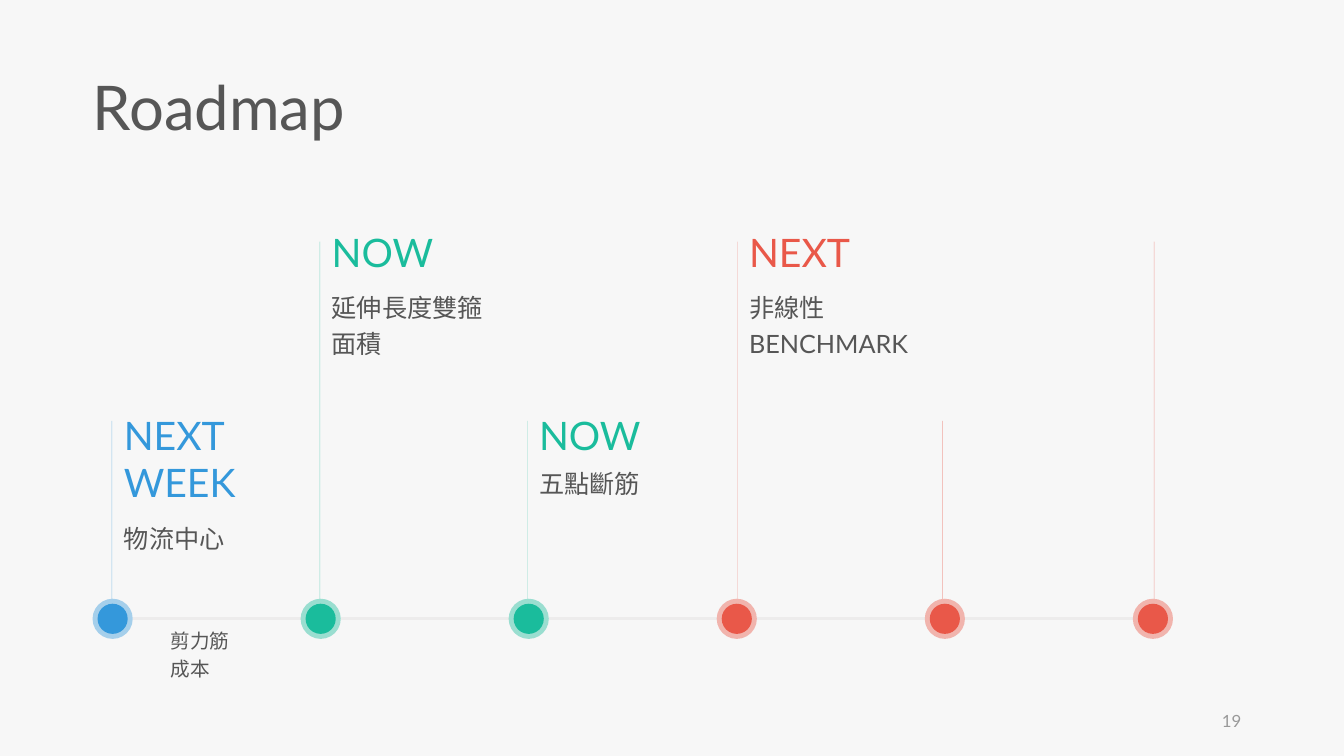
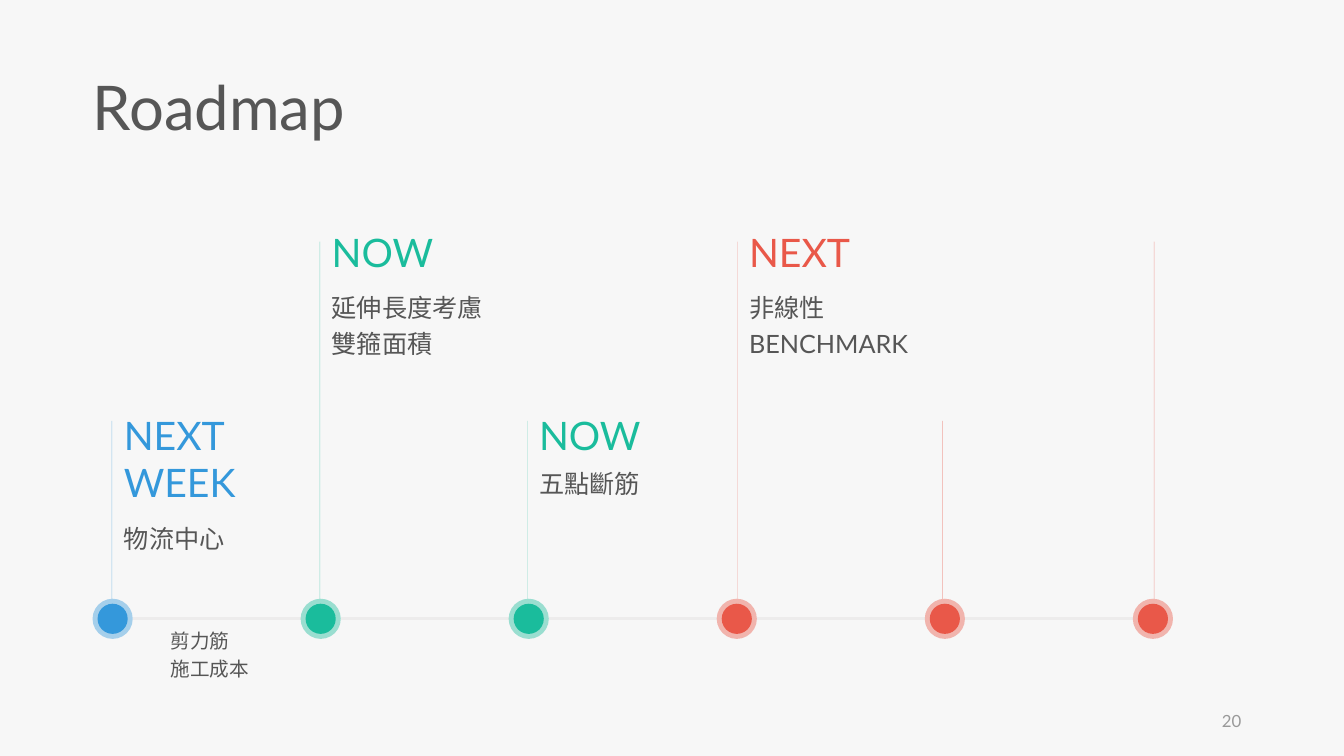
Before and after one commit to skyran1278/VbaProject, a slide deck: slide 20 of 20180126_SmartCut/Meeting/20181206 Meeting/20181206 Meeting.pptx (slide 19 before the commit). Drawn at 1344x756 pixels with LibreOffice and Linux fonts; fonts in the diff are those of the drawing. Boxes give left, top, right and bottom in pixels: in the first picture for what was removed or moved away, otherwise in the second. Text is boxed around its words. In the diff, an @@ line names an element or a change of style, - is before the commit and + after.

```diff
--- a/20180126_SmartCut/Meeting/20181206 Meeting/20181206 Meeting.pptx
+++ b/20180126_SmartCut/Meeting/20181206 Meeting/20181206 Meeting.pptx
@@ text at <box>332,296,483,355</box>: text changed @@
-延伸長度雙箍面積
+延伸長度考慮
+雙箍面積
@@ text at <box>170,659,248,678</box>: text changed @@
-成本
+施工成本
@@ page number at <box>1222,715,1241,727</box>: text changed @@
-19
+20
```
Also in this commit, not shown: 2 other slides changed, 1 slide added.
